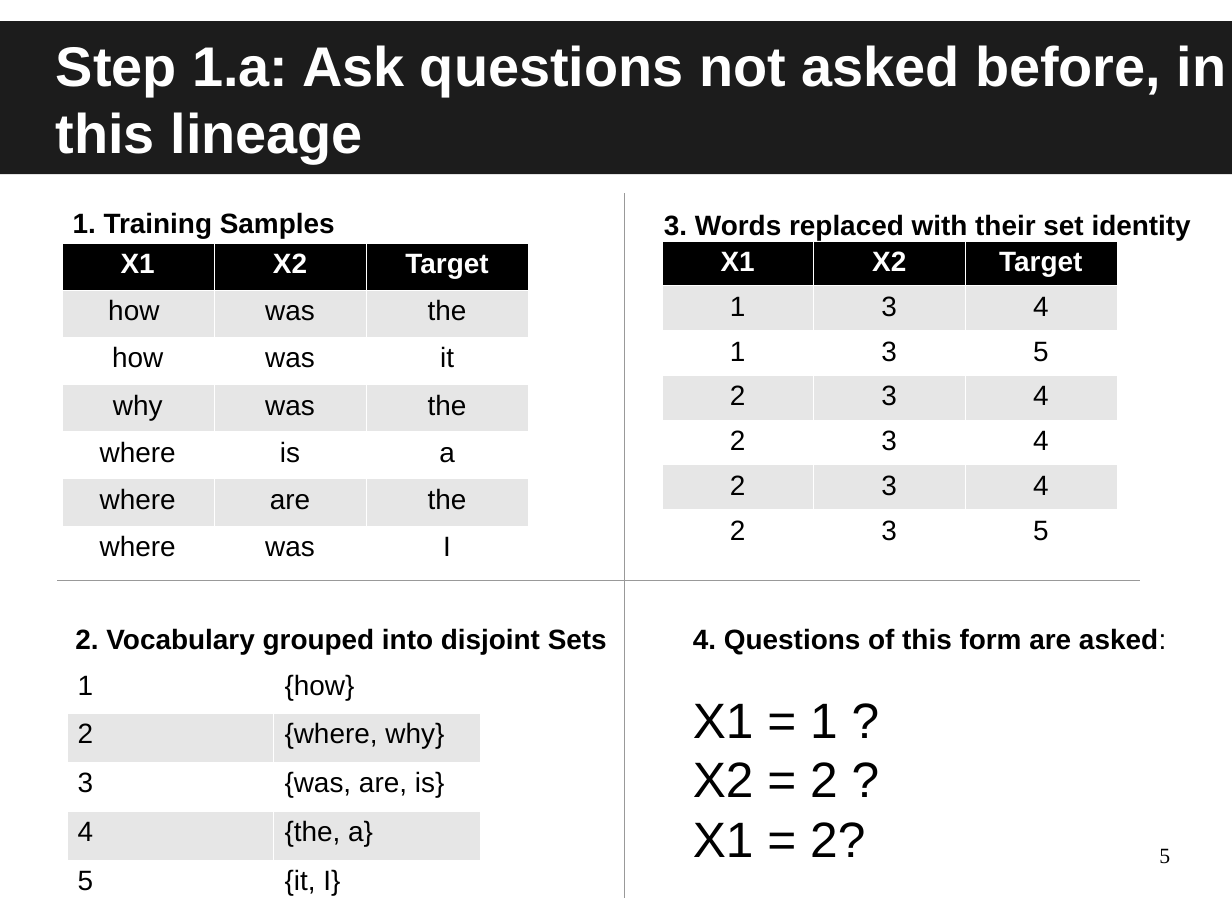
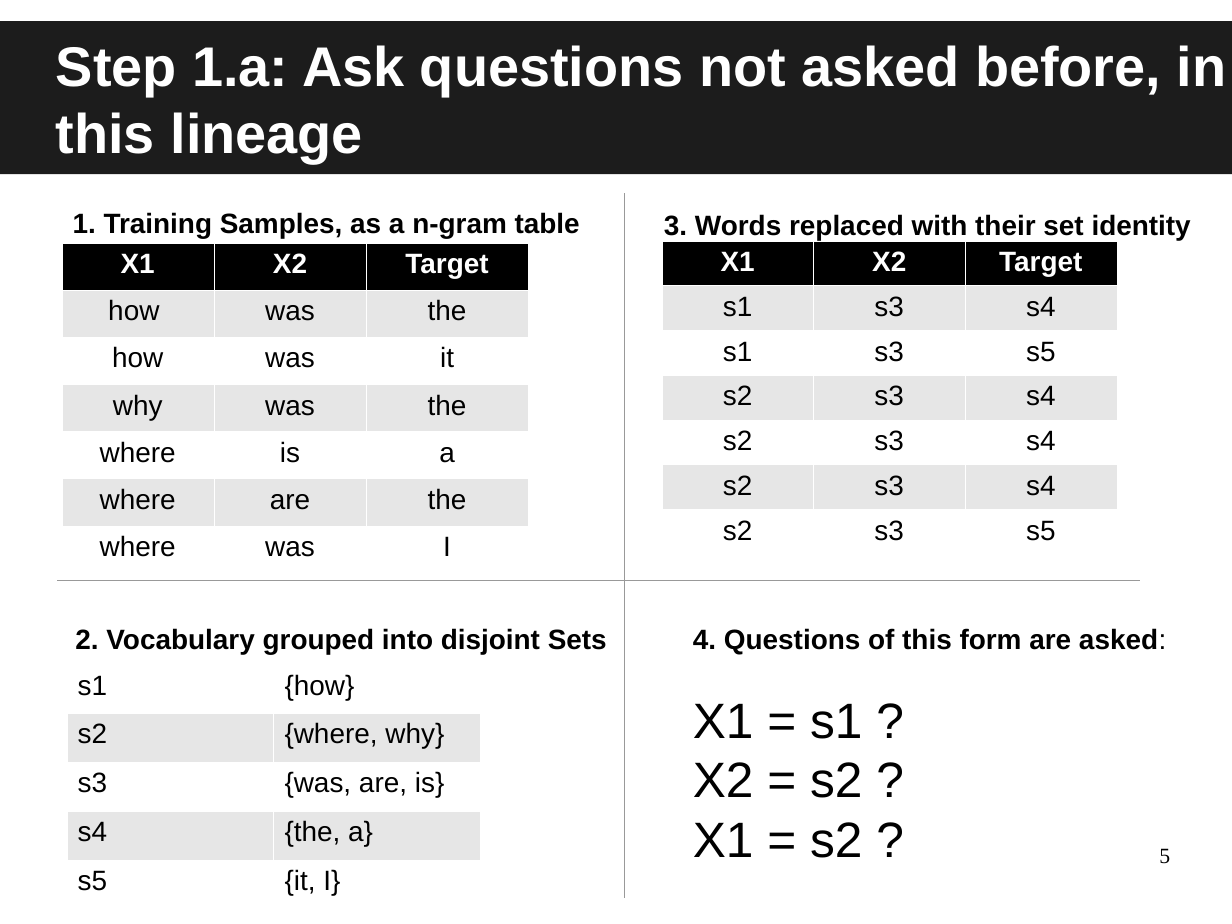
Before and after one commit to iisc-sa-open/trsl, a slide deck: slide 5 of presentations/trsl_project.odp. Drawn at 1232x924 pixels with LibreOffice and Linux fonts; fonts in the diff are those of the drawing. Boxes give left, top, right and bottom in pixels: in the first picture for what was removed or moved away, otherwise in the second. Text is boxed around its words. In the diff, an @@ line names an element or a change of style, - is before the commit and + after.

```diff
--- a/presentations/trsl_project.odp
+++ b/presentations/trsl_project.odp
@@ text at <box>73,212,580,239</box>: text changed @@
-1. Training Samples
+1. Training Samples, as a n-gram table
@@ table at <box>662,240,1118,545</box> @@
-row 2: 1 | 3 | 4
+row 2: s1 | s3 | s4
-row 3: 1 | 3 | 5
+row 3: s1 | s3 | s5
-row 4: 2 | 3 | 4
+row 4: s2 | s3 | s4
-row 5: 2 | 3 | 4
+row 5: s2 | s3 | s4
-row 6: 2 | 3 | 4
+row 6: s2 | s3 | s4
-row 7: 2 | 3 | 5
+row 7: s2 | s3 | s5
@@ table at <box>67,664,481,909</box> @@
-row 1, column 1: 1
+row 1, column 1: s1
-row 2, column 1: 2
+row 2, column 1: s2
-row 3, column 1: 3
+row 3, column 1: s3
-row 4, column 1: 4
+row 4, column 1: s4
-row 5, column 1: 5
+row 5, column 1: s5
@@ text at <box>693,703,862,858</box>: text changed @@
-X1 = 1 ?
-X2 = 2 ?
-X1 = 2?
+X1 = s1 ?
+X2 = s2 ?
+X1 = s2 ?
```
Also in this commit, not shown: 2 other slides changed, 1 slide added, 1 slide removed, 1 other file.
